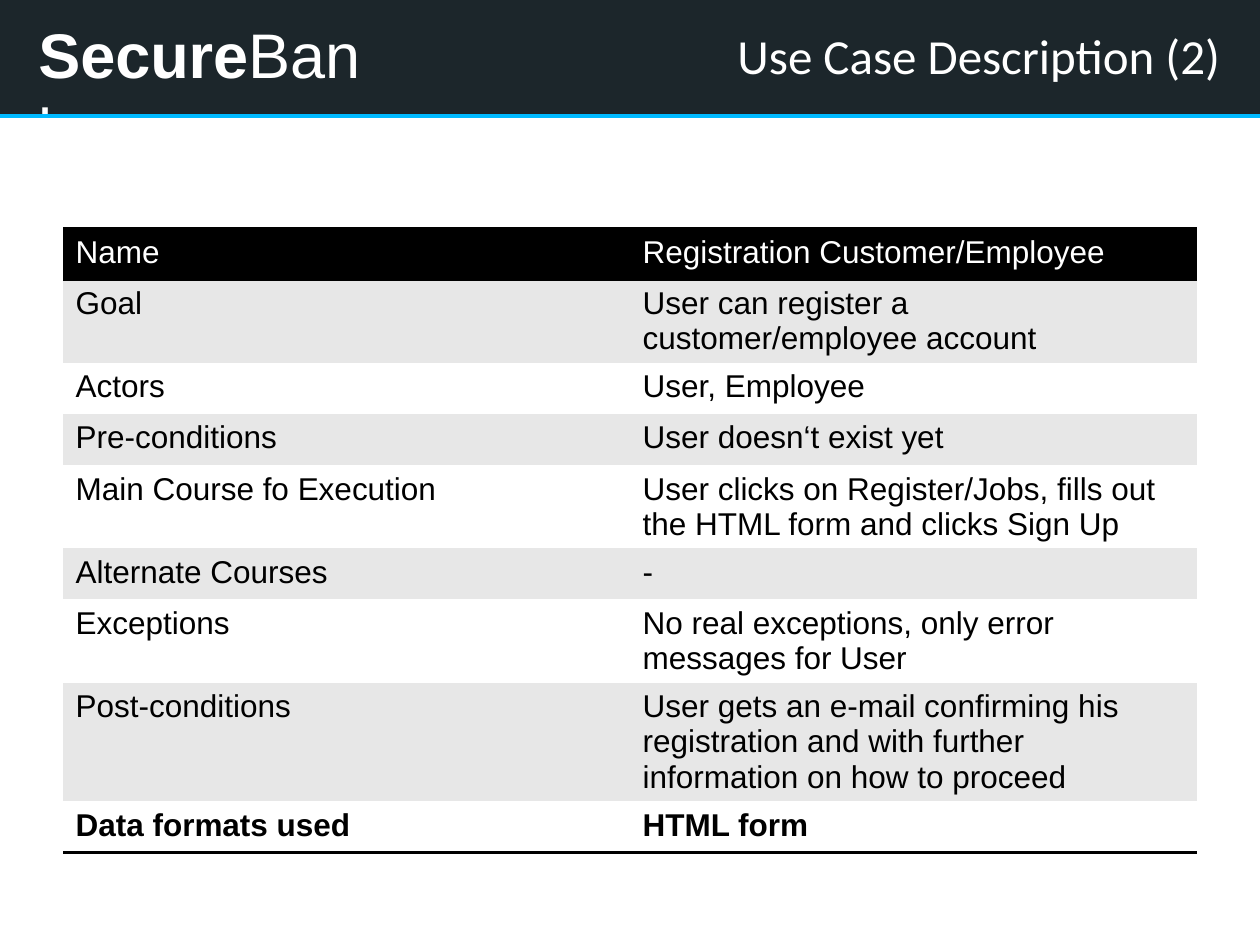
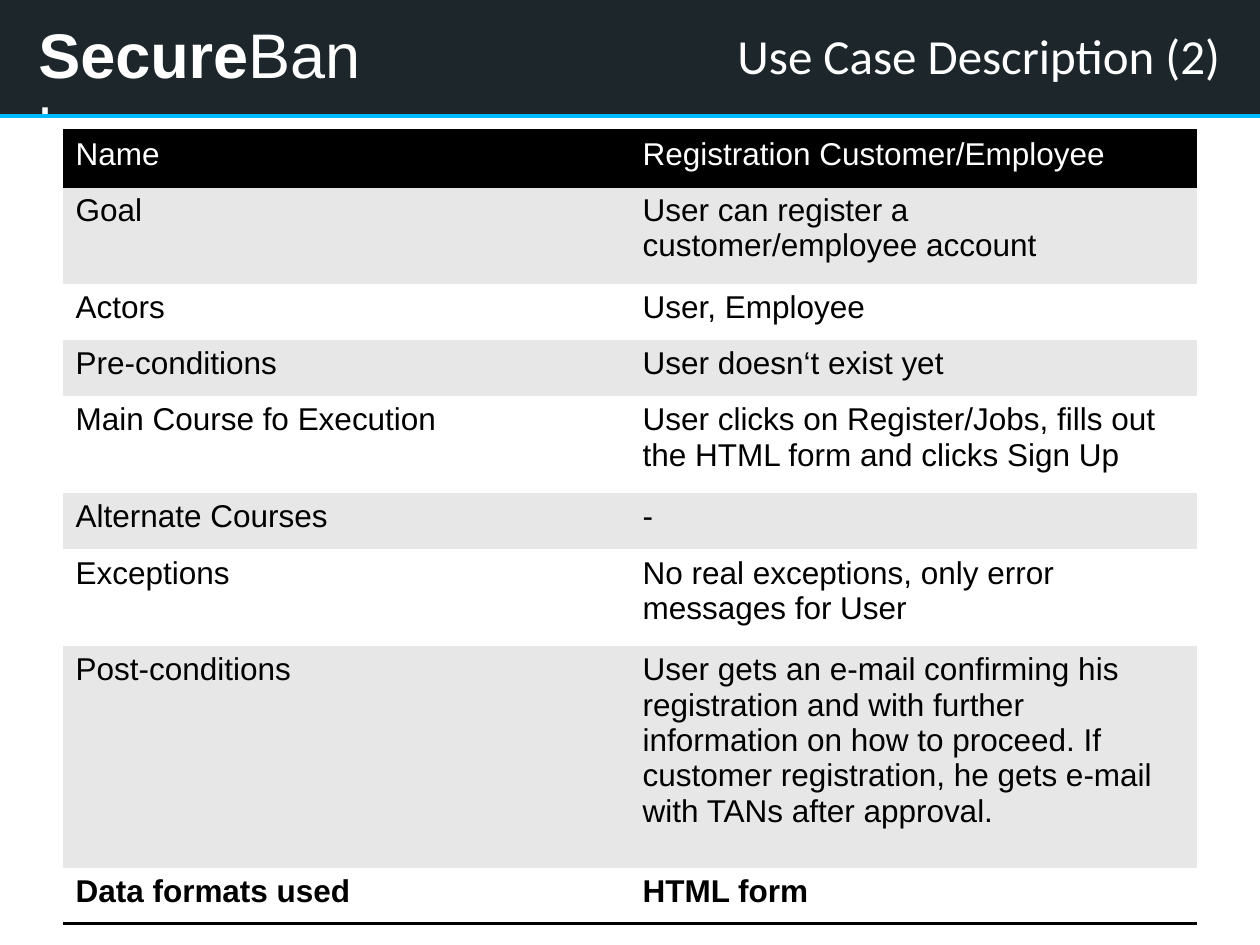
Before and after one commit to kwuerl/secure-coding-team-8, a slide deck: slide 9 of presentation1.pptx. Drawn at 1260x945 pixels with LibreOffice and Linux fonts; fonts in the diff are those of the drawing. Boxes give left, top, right and bottom in pixels: in the first picture for what was removed or moved away, otherwise in the second. Text is boxed around its words. In the diff, an @@ line names an element or a change of style, - is before the commit and + after.

Commit message:
added use case for money transfer via HTML form

```diff
--- a/presentation1.pptx
+++ b/presentation1.pptx
@@ table at (63, 131, 1197, 925) @@
-row 8, column 2: User gets an e-mail confirming his registration and with further information on how to proceed
+row 8, column 2: User gets an e-mail confirming his registration and with further information on how to proceed. If customer registration, he gets e-mail with TANs after approval.
@@ table: place and size @@
-table at (63, 229, 1197, 876)
+table at (63, 131, 1197, 925)
```
Also in this commit, not shown: 1 other slide changed, 1 slide added.
